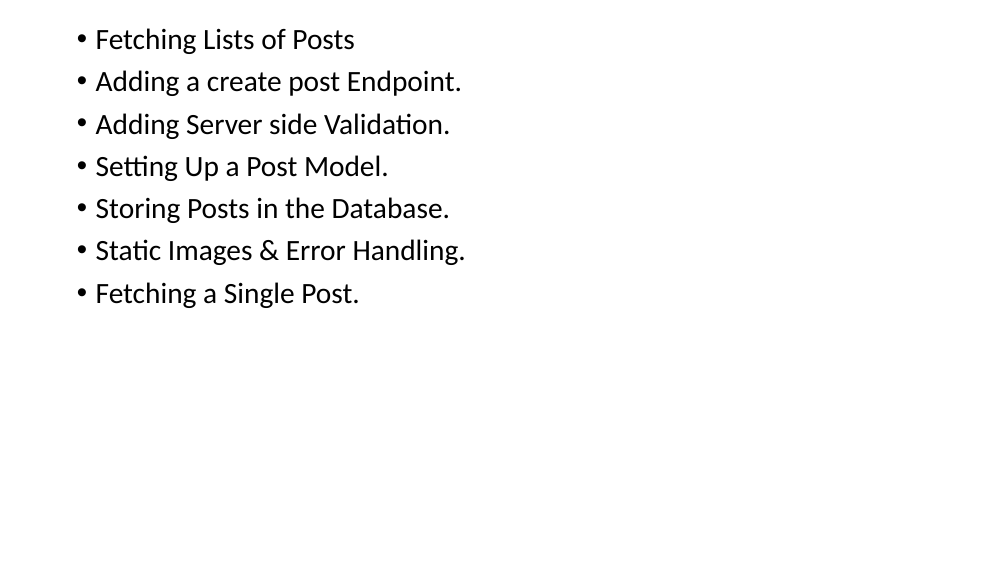
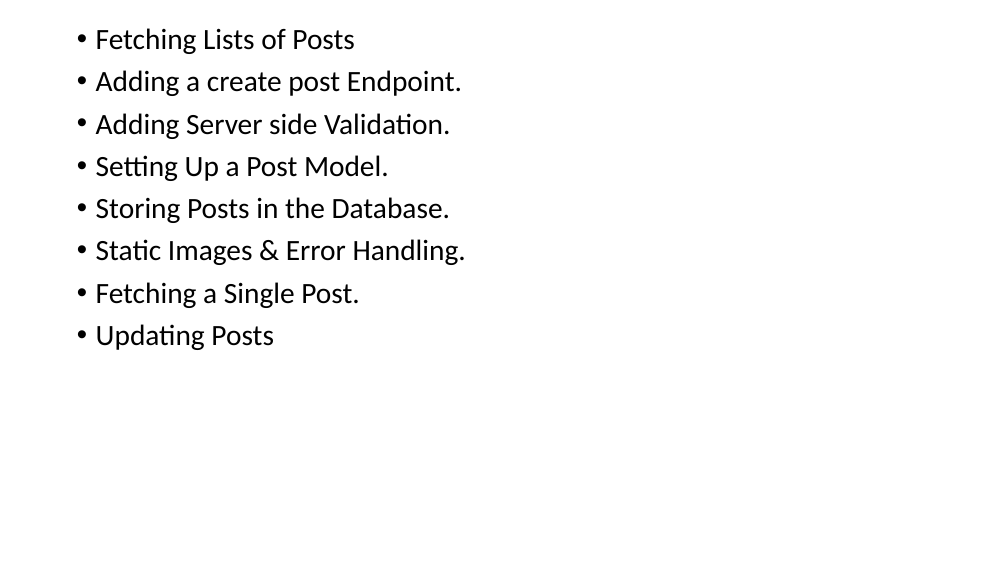
Before and after one commit to PiyushChaturvedii/batch03, a slide deck: slide 13 of REST APIs.pptx. Drawn at 1008x567 pixels with LibreOffice and Linux fonts; fonts in the diff are those of the drawing. Boxes give left, top, right and bottom in pixels: in the first picture for what was removed or moved away, otherwise in the second. Text is boxed around its words. In the diff, an @@ line names an element or a change of style, - is before the commit and + after.

```diff
--- a/REST APIs.pptx
+++ b/REST APIs.pptx
@@ text at bbox=[96, 324, 274, 350]: paragraph added @@
+• Updating Posts
```
Also in this commit, not shown: 52 other files.
